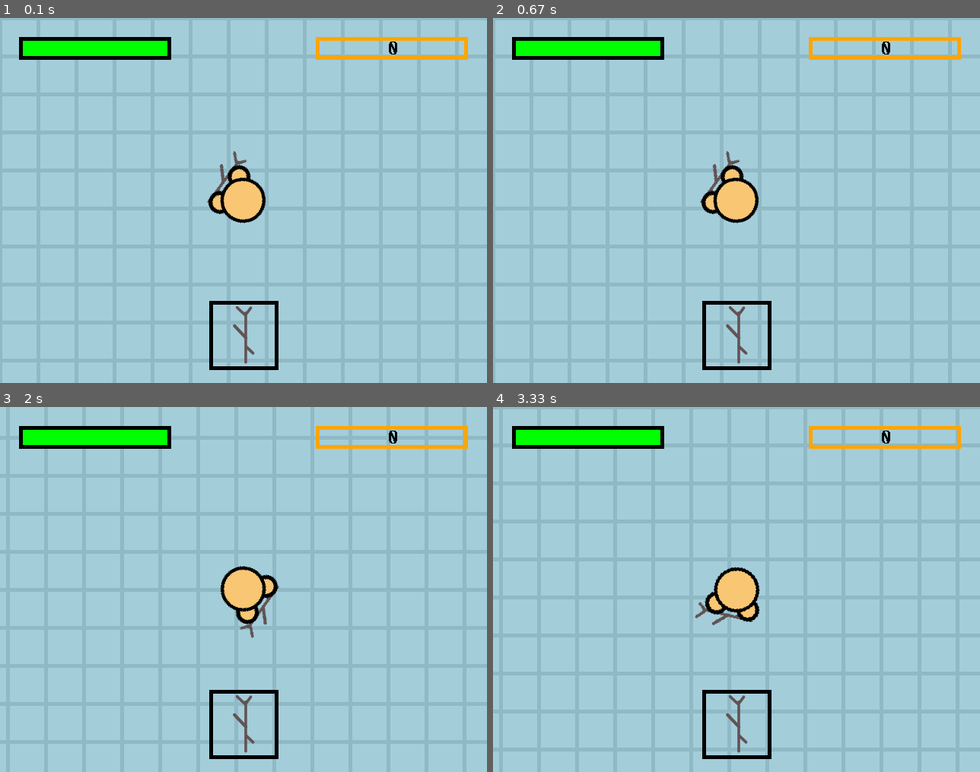
Above: before the commit, frames 1-4 (two rows, left to right).
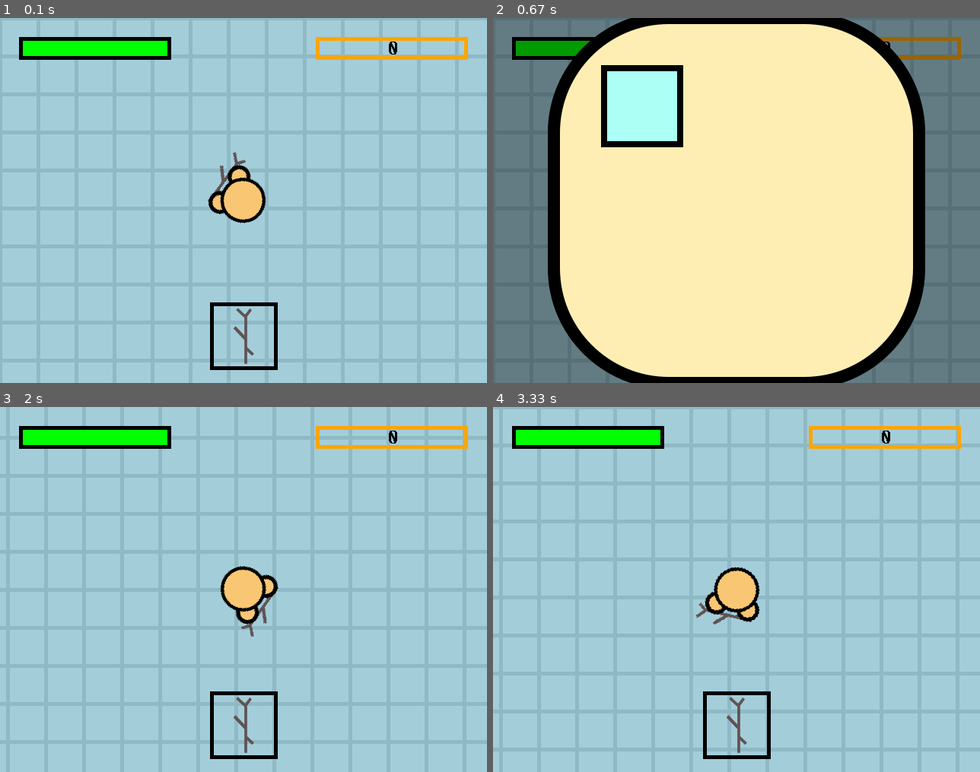
Above: after the commit, the same moments.

Repository: jt31415/game_design
Game: pygame game, started from main.py
The game is run twice, just before and just after one commit, with the same random seed, the same clock (stepped at 60 frames per second) and the same inputs.
Inputs (mouse positions are in pixels of both pictures, inside the frame that each line leads up to):
- Up to frame 1 (0.1 s): no input
- Up to frame 2 (0.67 s): tap E at 0.33 s
- Up to frame 3 (2 s): tap E at 0.67 s; hold D 1-1.47 s; move the mouse to (292, 669) at 1.03 s; hold W 1.5-1.8 s; move the mouse to (92, 673) at 1.53 s; hold D from 1.83 s (still down); move the mouse to (423, 717) at 1.87 s
- Up to frame 4 (3.33 s): release D at 2.3 s; hold A 2.33-2.87 s; move the mouse to (609, 454) at 2.37 s; hold S 2.9-3.2 s; move the mouse to (619, 516) at 2.93 s; hold A from 3.23 s (still down); move the mouse to (712, 684) at 3.27 s

The runs differ from the first frame. In frame 1, 0.3% of the frame differs, in the area x 42-58%, y 36-97%; in frame 2, 100%, in the area x 0-100%, y 0-100%; in frame 3, 0.3%; in frame 4, 0.3%.

Commit message:
Fixed svg rendering

Diff:
--- a/common.py
+++ b/common.py
@@ -7,6 +7,8 @@
 size = width, height = [640, 480]
 
 w = pygame.display.set_mode(size)
+darkened_surf = pygame.Surface(w.get_size(), pygame.SRCALPHA)
+darkened_surf.fill((0,0,0,100))
 w_rect = w.get_rect()
 c = pygame.time.Clock()
 FPS=60
@@ -37,19 +39,22 @@
 SPEED=0.3
 SPAWN_RADIUS=500
 
+# upgrade
+UPGRADE_GUI = pygame.image.load('./extra/upgrade_gui.png')
+
 # game over
-GAME_OVER_IMG = pygame.image.load("./hud/game_over.svg")
+GAME_OVER_IMG = pygame.image.load("./hud/game_over.png")
 
 weapons = {
-    'stick': ['stick', 5, 1, 200, './weapons/stick.svg'],
-    'axe': ['axe', 10, 2, 1000, './weapons/axe.svg'],
+    'stick': ['stick', 5, 1, 200, './weapons/stick.png'],
+    'axe': ['axe', 10, 2, 1000, './weapons/axe.png'],
     'null': ['null', 0, 1, 500]
 }
 
 creature_types = {
-    'zombie': ['Zombie', weapons['null'], 10, 5, 10, './mobs/zombie.svg'],
-    'ice_zombie': ['Ice Zombie', weapons['axe'], 30, 10, 10, './mobs/ice_zombie.svg'],
-    'fire_zombie': ['Fire Zombie', weapons['axe'], 40, 20, 10, './mobs/fire_zombie.svg']
+    'zombie': ['Zombie', weapons['null'], 10, 5, 10, './mobs/zombie.png'],
+    'ice_zombie': ['Ice Zombie', weapons['axe'], 30, 10, 10, './mobs/ice_zombie.png'],
+    'fire_zombie': ['Fire Zombie', weapons['axe'], 40, 20, 10, './mobs/fire_zombie.png']
 }
 
 game_humans = []
--- a/creatures.py
+++ b/creatures.py
@@ -11,7 +11,7 @@
         self.damage = damage
         self.range = range
         self.cooldown = cooldown
-        self.image = pygame.image.load(img) if img else pygame.Surface((10, 10), pygame.SRCALPHA); self.image.convert_alpha()
+        self.image = pygame.image.load(img) if img else pygame.Surface((10, 10), pygame.SRCALPHA); self.image = self.image.convert_alpha()
         self.scaled = pygame.transform.smoothscale(self.image, (DRAW_SIZE, DRAW_SIZE))
         self.final_img = self.scaled
 
@@ -26,7 +26,7 @@
         self.attack_cooldown = self.weapon.cooldown
         self.xp_on_death = xp_on_death
 
-        self.image = pygame.image.load(img)
+        self.image = pygame.image.load(img).convert_alpha()
         self.scaled = pygame.transform.smoothscale(self.image, (DRAW_SIZE, DRAW_SIZE))
         self.final_img = self.scaled
 
@@ -93,7 +93,7 @@
         self.level = 0
         self.points = 0
 
-        self.image = pygame.image.load("./mobs/human.svg")
+        self.image = pygame.image.load("./mobs/human.svg").convert_alpha()
         self.scaled = pygame.transform.smoothscale(self.image, (DRAW_SIZE, DRAW_SIZE))
         self.final_img = self.scaled
 
--- a/main.py
+++ b/main.py
@@ -83,6 +83,8 @@
 
     elif game_state == 'upgrade':
         w.blit(saved_screen, (0,0))
+        w.blit(darkened_surf, (0,0))
+        w.blit(UPGRADE_GUI, (0,0))
 
     elif game_state == 'game over':
         w.fill((255,255,255))
@@ -155,6 +157,7 @@
                 if common.game_state == 'play':
                     common.game_state = 'upgrade'
                     saved_screen = w.copy()
+                    #saved_screen = saved_screen.convert_alpha()
                 elif common.game_state == 'upgrade':
                     common.game_state = 'play'
         elif event.type == pygame.USEREVENT + 1:
--- a/pygametools.py
+++ b/pygametools.py
@@ -1,4 +1,7 @@
-import pygame, math
+import pygame
+import math
+import array
+import os
 
 def initialize():
   global w, game_space
@@ -218,3 +221,16 @@
     else:
         print("unknown center argument")
     surf.blit(img, pos)
+
+# def draw_svg(filename):
+#     """draw .svg to pygame Surface"""
+#     svg = rsvg.Handle(file= os.path.join('data', filename))
+#     dim = svg.get_dimension_data()
+#     width, height = dim[0], dim[1]
+
+#     blue = data[1::4]
+#     green = data[3::4]
+#     data[1::4] = green
+#     data[3::4] = blue
+#     svg.render_cairo(ctx)
+#     return pygame.image.frombuffer(data.tostring(), (width,height), "ARGB")
Binary file added: extra/grave_stone.png
Binary file added: extra/upgrade_gui.png
Not shown, added: extra/upgrade_gui.svg
Binary file added: hud/experience_high.png
Binary file added: hud/experience_low.png
Binary file added: hud/experience_medium.png
Binary file added: hud/game_over.png
Binary file added: hud/game_over_old.png
Binary file added: hud/health_high.png
Binary file added: hud/health_low.png
Binary file added: hud/health_medium.png
Binary file added: hud/pause.png
(and 11 more such lines)
